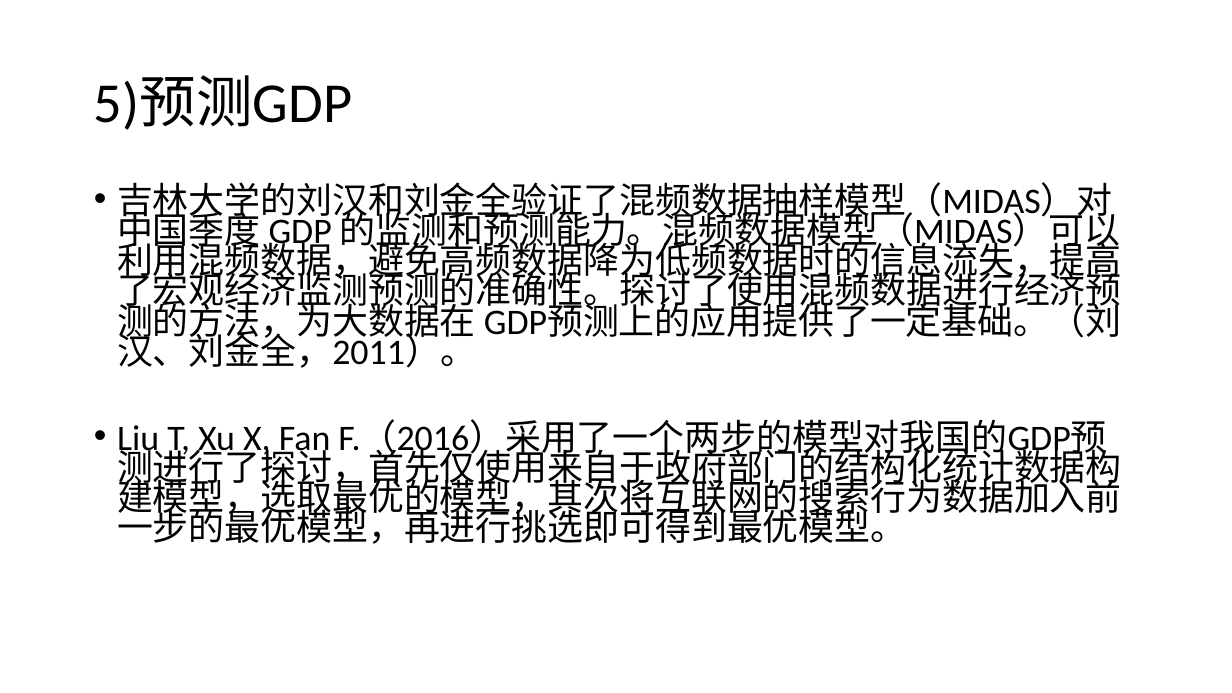
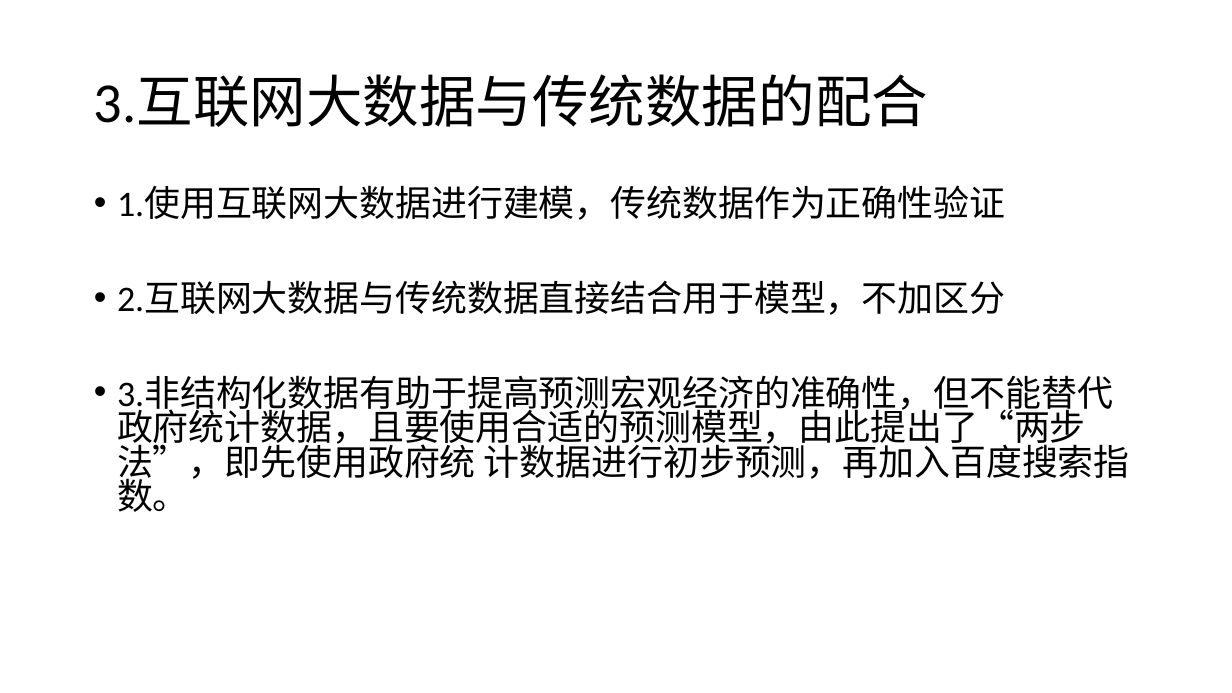
Before and after one commit to bwriteLeaf/writing, a slide deck: slide 14 of 因素+数据源模块/数据源部分.pptx (slide 13 before the commit). Drawn at 1232x693 pixels with LibreOffice and Linux fonts; fonts in the diff are those of the drawing. Boxes give left, top, right and bottom in pixels: in the first picture for what was removed or moved away, otherwise in the second. Text is boxed around its words. In the diff, an @@ line names an element or a change of style, - is before the commit and + after.

```diff
--- a/因素+数据源模块/数据源部分.pptx
+++ b/因素+数据源模块/数据源部分.pptx
@@ title at [94,74,928,127]: text changed @@
-5)预测GDP
+3.互联网大数据与传统数据的配合
@@ text at [117,186,1130,512]: text changed @@
-• 吉林大学的刘汉和刘金全验证了混频数据抽样模型（MIDAS）对中国季度 GDP 的监测和预测能力。混频数据模型（MIDAS）可以利用混频数据，避免高频数据降为低频数据时的信息流失，提高了宏观经济监测预测的准确性。探讨了使用混频数据进行经济预测的方法，为大数据在 GDP预测上的应用提供了一定基础。（刘汉、刘金全，2011）。
-• Liu T, Xu X, Fan F.（2016）采用了一个两步的模型对我国的GDP预测进行了探讨，首先仅使用来自于政府部门的结构化统计数据构建模型，选取最优的模型，其次将互联网的搜索行为数据加入前一步的最优模型，再进行挑选即可得到最优模型。
+• 1.使用互联网大数据进行建模，传统数据作为正确性验证
+• 2.互联网大数据与传统数据直接结合用于模型，不加区分
+• 3.非结构化数据有助于提高预测宏观经济的准确性，但不能替代政府统计数据，且要使用合适的预测模型，由此提出了“两步法”，即先使用政府统 计数据进行初步预测，再加入百度搜索指数。
```
Also in this commit, not shown: 5 other slides changed, 6 slides added, 5 slides removed, 7 other files.
